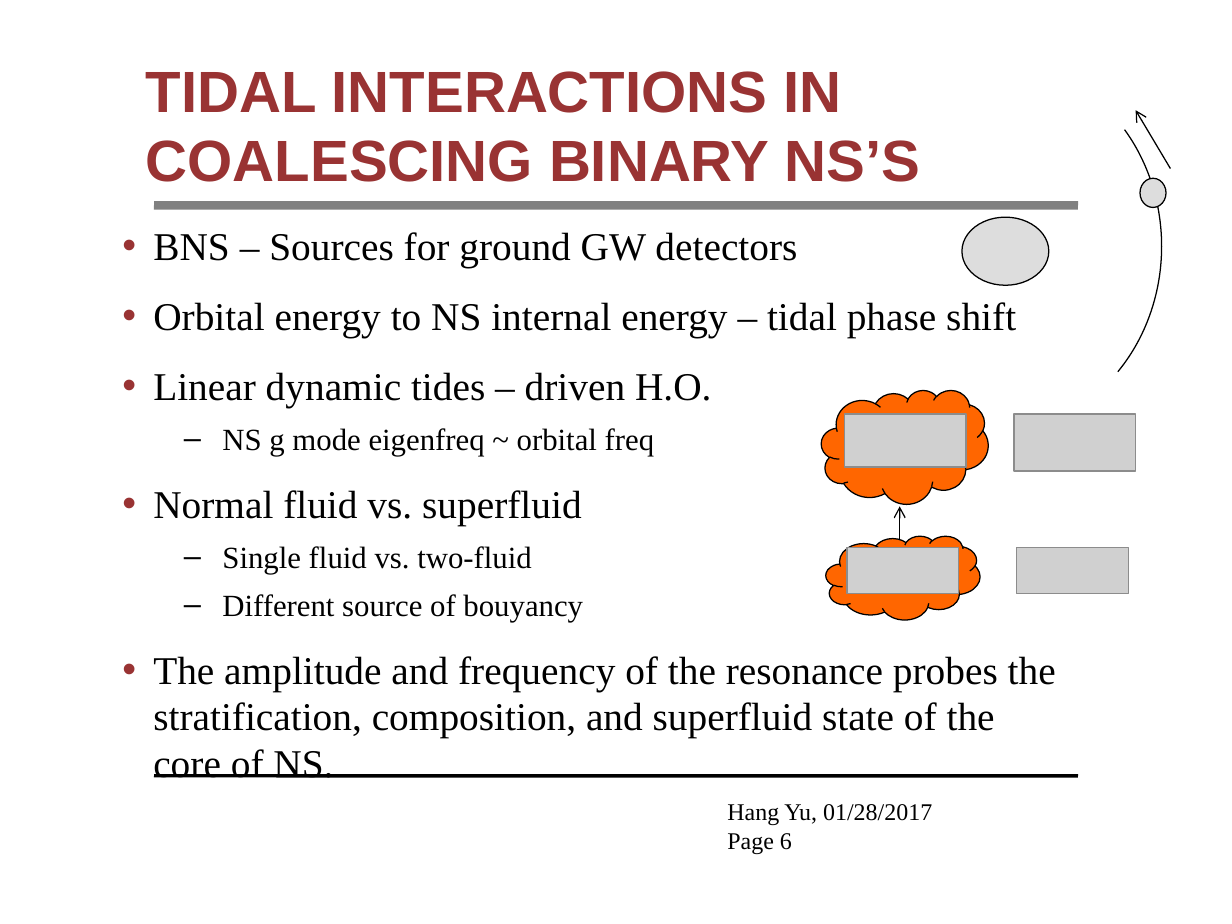
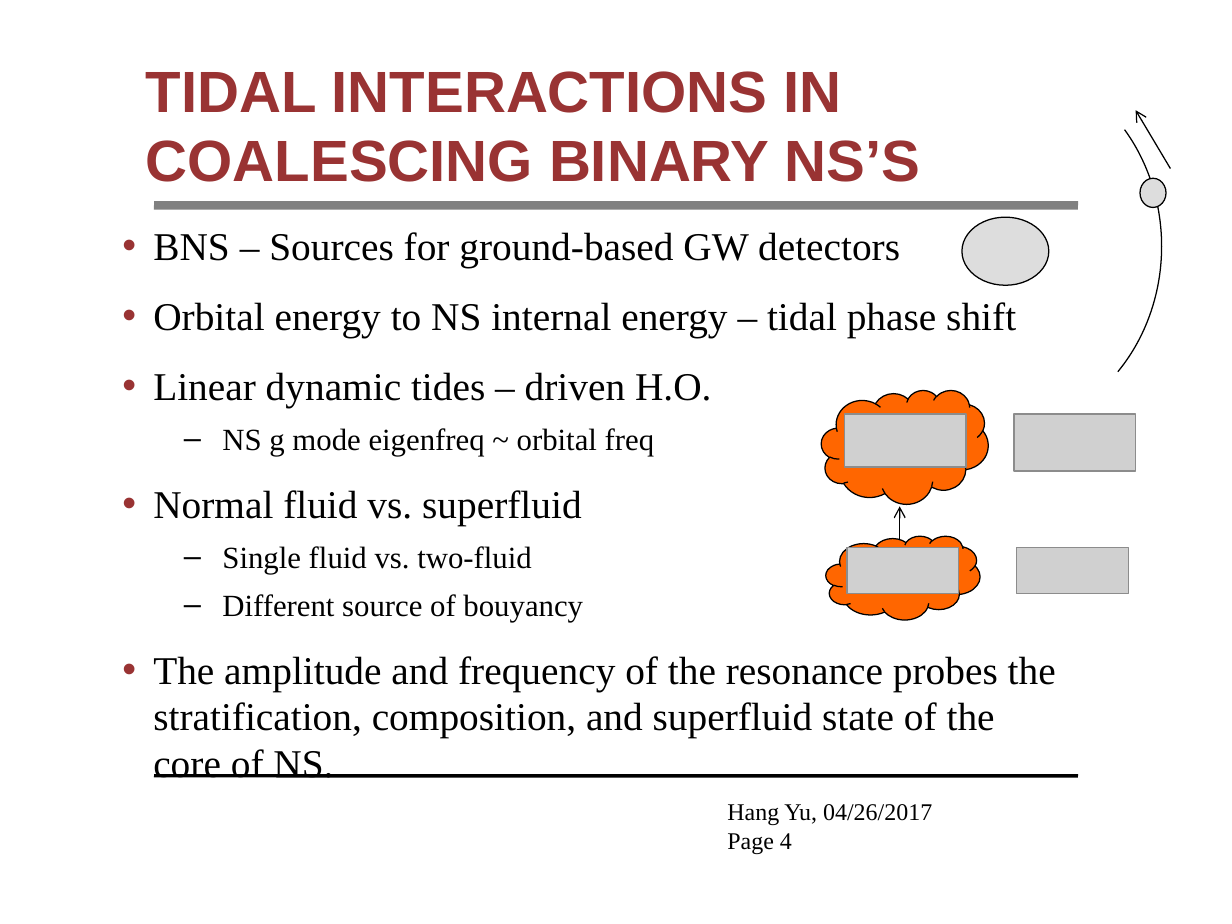
Before and after one commit to hangyu45/HangYuThesis, a slide deck: slide 4 of proposal/thesisproposal.pptx (slide 6 before the commit). Drawn at 1232x924 pixels with LibreOffice and Linux fonts; fonts in the diff are those of the drawing; grey boxes stand for pictures; background and template pictures are left out. Boxes give left, top, right and bottom in pixels: in the first picture for what was removed or moved away, otherwise in the second. Text is boxed around its words. In the diff, an @@ line names an element or a change of style, - is before the commit and + after.

```diff
--- a/proposal/thesisproposal.pptx
+++ b/proposal/thesisproposal.pptx
@@ text at <box>153,232,900,268</box>: text changed @@
-• BNS – Sources for ground GW detectors
+• BNS – Sources for ground-based GW detectors
@@ text at <box>727,804,932,854</box>: text changed @@
-Hang Yu, 01/28/2017
-Page 6
+Hang Yu, 04/26/2017
+Page 4
```
Also in this commit, not shown: 7 other slides changed, 2 slides added, 1 other file.
